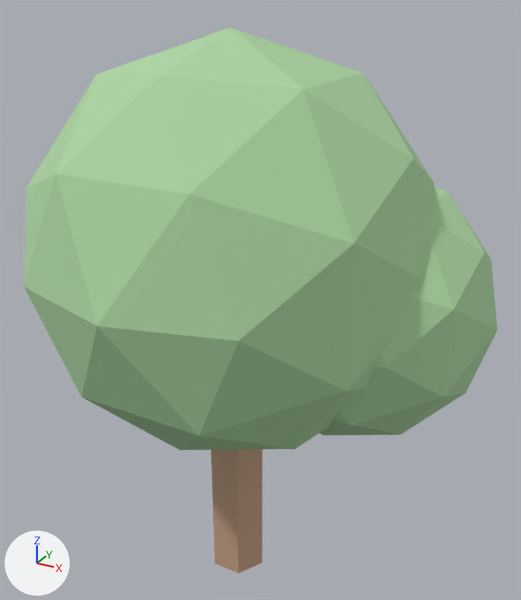
One commit to the glTF model assets/models/generic/tree.glb: the scene before it, then after it.
One viewpoint serves both versions: a 50 mm lens placed at (3.76, -6.25, 6.78), pointed at (0.23, 0.17, 3.57). The lights are fixed; the arrows at lower left show +X, +Y and +Z. The picture after the commit comes second. Where no turn or scale is listed for an object, it has been applied to the vertices.

Before the edit, the objects in view are built like this:
```python
mat_leaf = principled_material('leaf')
mat_leaf.base_color = (0.42, 0.667, 0.369)  # green #add5a4
mat_leaf.roughness = 1.0
mat_trunk = principled_material('trunk')
mat_trunk.base_color = (0.545, 0.353, 0.235)  # beige #c3a085
mat_trunk.roughness = 1.0
me_tree_leaf = bpy.data.meshes.new('tree_leaf')
me_tree_leaf.from_pydata(...)  # an icosphere of 80 faces spanning x -2.2..2.2, y -2.2..2.2, z 2.0..6.4; an icosphere of 80 faces spanning x -0.3..2.7, y -0.9..2.1, z 2.1..5.1
me_tree_leaf.materials.append(mat_leaf)  # green #add5a4
me_tree_trunk = bpy.data.meshes.new('tree_trunk')
me_tree_trunk.from_pydata(...)  # a 6-sided cylinder along z spanning x -0.35..0.35, y -0.3..0.3, z 0.0..2.5
me_tree_trunk.materials.append(mat_trunk)  # beige #c3a085
ob_tree_leaf = bpy.data.objects.new('tree_leaf', me_tree_leaf)
ob_tree_leaf.location = (0.0, 0.0, 0.0)
ob_tree_trunk = bpy.data.objects.new('tree_trunk', me_tree_trunk)
ob_tree_trunk.location = (0.0, 0.0, 0.0)
```
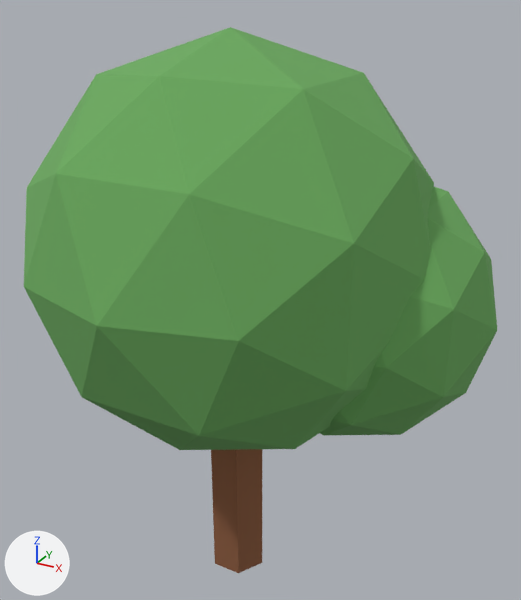
What differs and where, as boxes [x1, y1, x2, y2] in the pictures (521 x 600 px):
'tree_leaf', recoloured (darker)
    both: [24, 27, 497, 450]
'tree_trunk', recoloured (beige to brown)
    both: [211, 449, 262, 573]

The change, as a list of edits to the scene's bpy script:
```text
Change mat_trunk:
    mat_trunk.base_color: (0.545, 0.353, 0.235) -> (0.258, 0.102, 0.0452)  # beige #c3a085 -> brown #8b5a3c
Change mat_leaf:
    mat_leaf.base_color: (0.42, 0.667, 0.369) -> (0.147, 0.402, 0.112)  # green #add5a4 -> green #6baa5e
```
